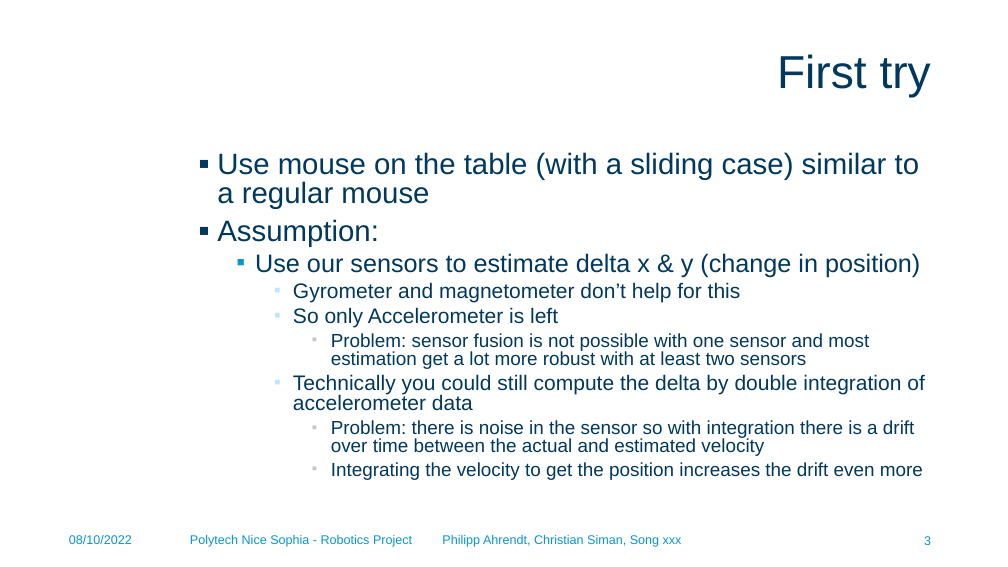
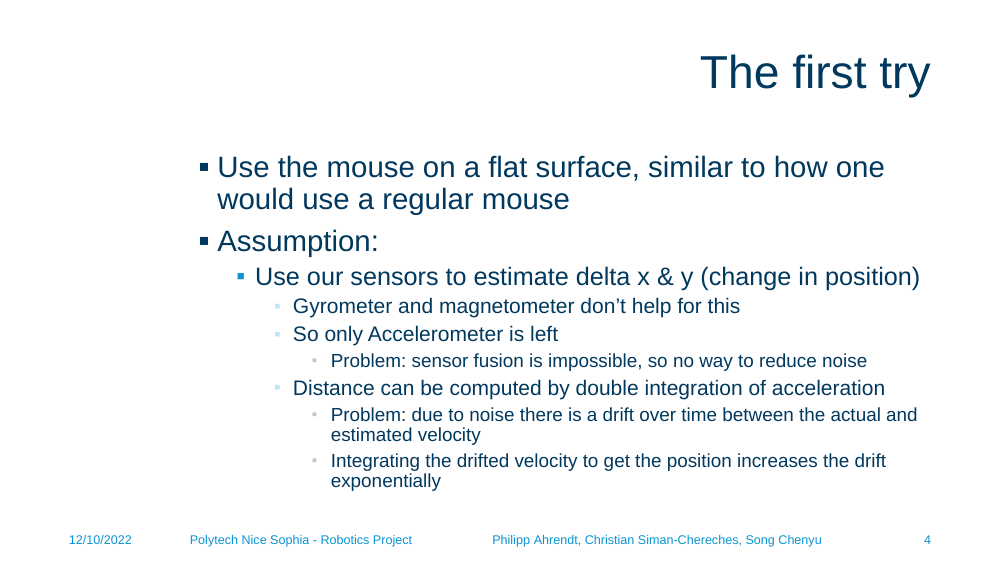
Before and after one commit to phiahr/accel_mouse, a slide deck: slide 4 of Robotics project.pptx (slide 3 before the commit). Drawn at 1008x567 pixels with LibreOffice and Linux fonts; fonts in the diff are those of the drawing; background and template pictures are left out. Boxes give left, top, right and bottom in pixels: in the first picture for what was removed or moved away, otherwise in the second. Text is boxed around its words. In the diff, an @@ line names an element or a change of style, - is before the commit and + after.

```diff
--- a/Robotics project.pptx
+++ b/Robotics project.pptx
@@ title at (700, 54, 930, 98): text changed @@
-First try
+The first try
@@ text at (217, 155, 885, 215): text changed @@
-▪ Use mouse on the table (with a sliding case) similar to a regular mouse
+▪ Use the mouse on a flat surface, similar to how one would use a regular mouse
@@ text at (217, 229, 920, 346): line spacing 0.8 to 0.9 @@
@@ text at (293, 353, 918, 491): text changed @@
-      ▪ Problem: sensor fusion is not possible with one sensor and most estimation get a lot more robust with at least two sensors
-    ▪ Technically you could still compute the delta by double integration of accelerometer data
-      ▪ Problem: there is noise in the sensor so with integration there is a drift over time between the actual and estimated velocity
-      ▪ Integrating the velocity to get the position increases the drift even more
+      ▪ Problem: sensor fusion is impossible, so no way to reduce noise
+    ▪ Distance can be computed by double integration of acceleration
+      ▪ Problem: due to noise there is a drift over time between the actual and estimated velocity
+      ▪ Integrating the drifted velocity to get the position increases the drift exponentially
@@ text at (69, 535, 132, 544): text changed @@
-08/10/2022
+12/10/2022
@@ text at (190, 535, 821, 547): text changed @@
-Polytech Nice Sophia - Robotics Project Philipp Ahrendt, Christian Siman, Song xxx
+Polytech Nice Sophia - Robotics Project Philipp Ahrendt, Christian Siman-Chereches, Song Chenyu
@@ page number removed at (924, 536, 931, 545) @@
-3
@@ page number added at (924, 535, 931, 544), 12 pt, text #0A95D2 @@
+4
```
Also in this commit, not shown: 7 other slides changed, 16 slides added, 2 slides removed, 5 other files.
